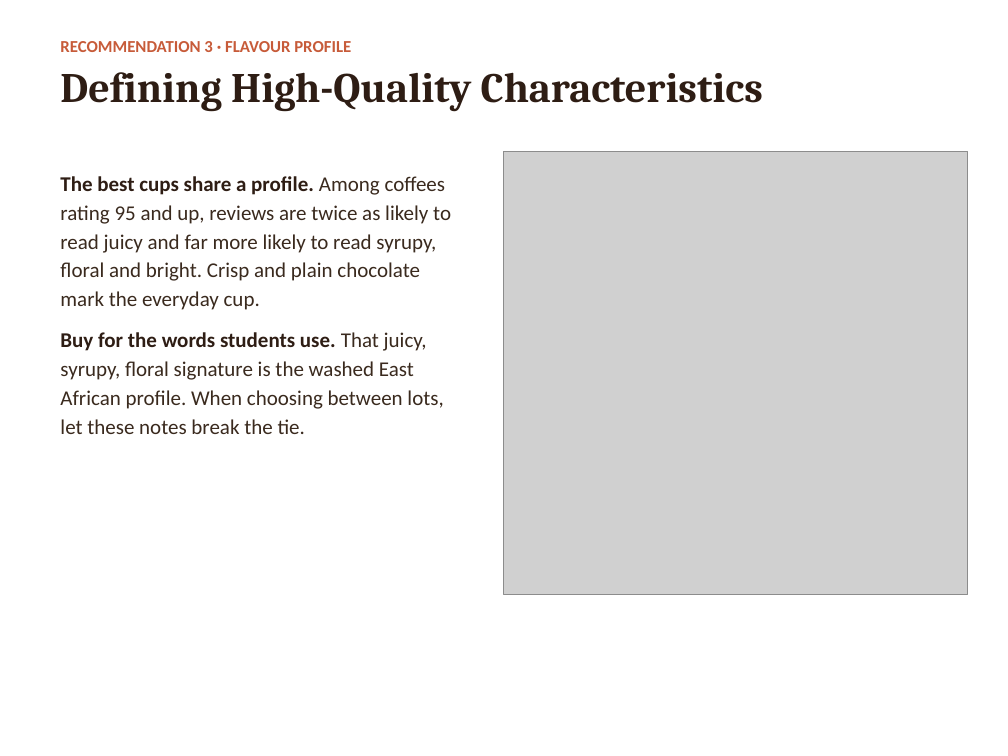
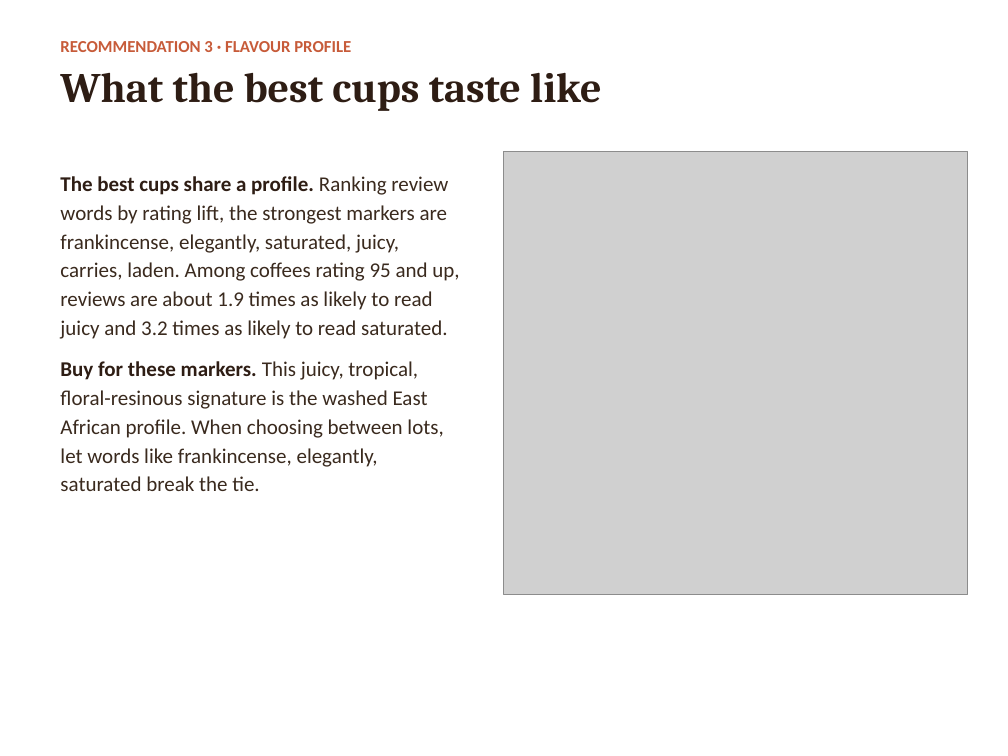
Before and after one commit to diazsangeve-lab/24991422, a slide deck: slide 5 of Question1/Coffee_Hub_Recommendation.pptx. Drawn at 1008x756 pixels with LibreOffice and Linux fonts; fonts in the diff are those of the drawing; grey boxes stand for pictures. Boxes give left, top, right and bottom in pixels: in the first picture for what was removed or moved away, otherwise in the second. Text is boxed around its words. In the diff, an @@ line names an element or a change of style, - is before the commit and + after.

```diff
--- a/Question1/Coffee_Hub_Recommendation.pptx
+++ b/Question1/Coffee_Hub_Recommendation.pptx
@@ text at (x1=60, y1=72, x2=602, y2=111): text changed @@
-Defining High-Quality Characteristics
+What the best cups taste like
@@ text at (x1=60, y1=176, x2=459, y2=491): text changed @@
-The best cups share a profile. Among coffees rating 95 and up, reviews are twice as likely to read juicy and far more likely to read syrupy, floral and bright. Crisp and plain chocolate mark the everyday cup.
-Buy for the words students use. That juicy, syrupy, floral signature is the washed East African profile. When choosing between lots, let these notes break the tie.
+The best cups share a profile. Ranking review words by rating lift, the strongest markers are frankincense, elegantly, saturated, juicy, carries, laden. Among coffees rating 95 and up, reviews are about 1.9 times as likely to read juicy and 3.2 times as likely to read saturated.
+Buy for these markers. This juicy, tropical, floral-resinous signature is the washed East African profile. When choosing between lots, let words like frankincense, elegantly, saturated break the tie.
```
Also in this commit, not shown: 6 other slides changed, 5 other files.
